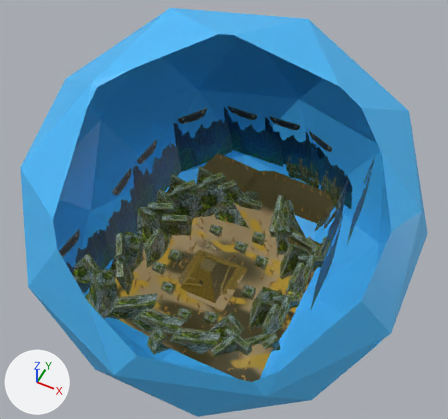
Renders of the Blender file snake_run_2/level_data/temple.blend from each side of a commit.
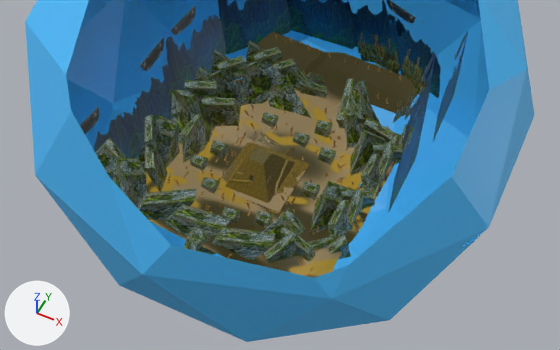
Each version appears first whole from a camera (50 mm lens) standing at (204.0, -382.0, 608.0) and looking at (-13.0, 53.0, 65.0), and next in a close-up from a camera (50 mm lens) standing at (232.0, -437.0, 553.0) and looking at (14.0, -2.0, 10.0). Arrows for +X, +Y and +Z are at lower left; the lights stay in place. The first two pictures are the older version. Everything nearer to the camera than a plane just in front of the edit is cut away.

The older version as bpy lines, for what is in view:
```python
me_cube_001 = bpy.data.meshes.new('Cube.001')
me_cube_001.from_pydata(...)  # 13050 vertices, 12366 faces; spans x -165.0..133.0, y -171.0..112.0, z -110.0..188.0
me_cube_001.materials.append(mat_rocks_large)  # picture img_rock_texture_jungle_png
ob_cube_220 = bpy.data.objects.new('Cube.220', me_cube_001)
ob_cube_220.location = (34.4, 25.9, 2.5)
ob_cube_220.rotation_euler = (0.0, 0.0, -1.571)  # degrees (0, 0, -90)
ob_cube_220.scale = (1.57, 1.57, 1.57)
```
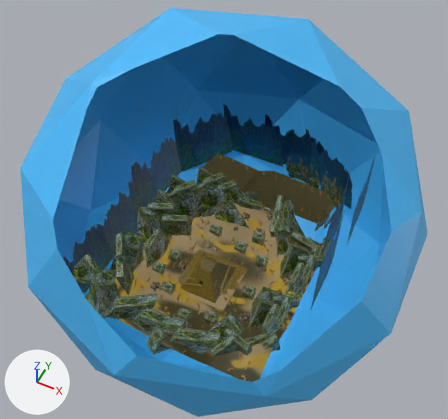
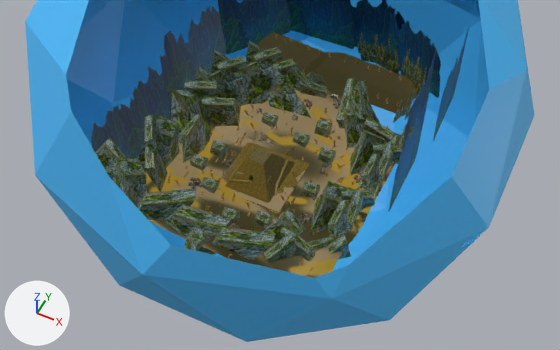
Boxes [x1, y1, x2, y2] around the edits, measured in the close-ups (560 x 350 px):
part 1 of me_cube_001, added
    after: [188, 90, 362, 229]
part 2 of me_cube_001, surface changed
    before: [80, 0, 468, 187]
    after: [90, 0, 469, 187]

Edits to the bpy script that builds the scene:
```text
Change me_cube_001:
    used by ob_cube_220; location = (34.4, 25.9, 2.5); rotation_euler = (0.0, 0.0, -1.571), in degrees (0, 0, -90); scale = (1.57, 1.57, 1.57)
    remove me_cube_001.from_pydata(...)  # 13050 vertices, 12366 faces; spans x -165.0..133.0, y -171.0..112.0, z -110.0..188.0
    add me_cube_001.from_pydata(...)  # 14252 vertices, 13390 faces, 1 loose edge; spans x -165.0..133.0, y -171.0..112.0, z -110.0..188.0
    me_cube_001 part 1: 1146 vertices added at x -69.0..72.0, y -60.0..35.0, z -2.0..8.0
    me_cube_001 part 2: 11 kept faces spanning x -130.0..87.0, y -110.0..56.0, z -15.0..53.0 get new texture (UV) coordinates
    other edits to the shape of me_cube_001 do not show in these pictures
```
